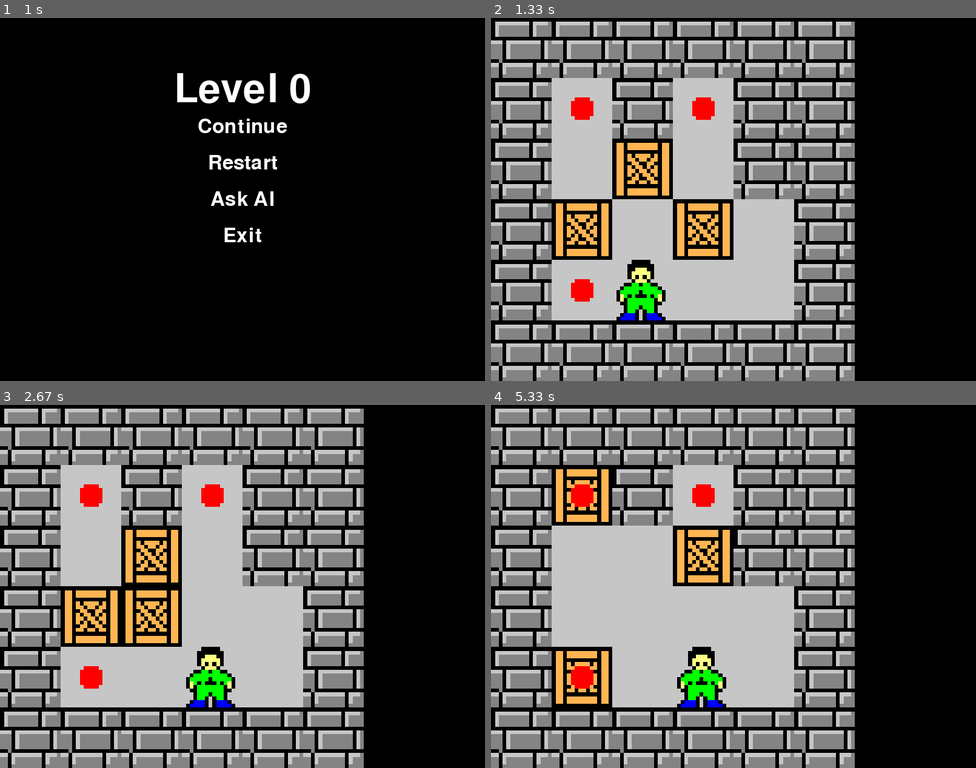
Above: before the commit, frames 1-4 (two rows, left to right).
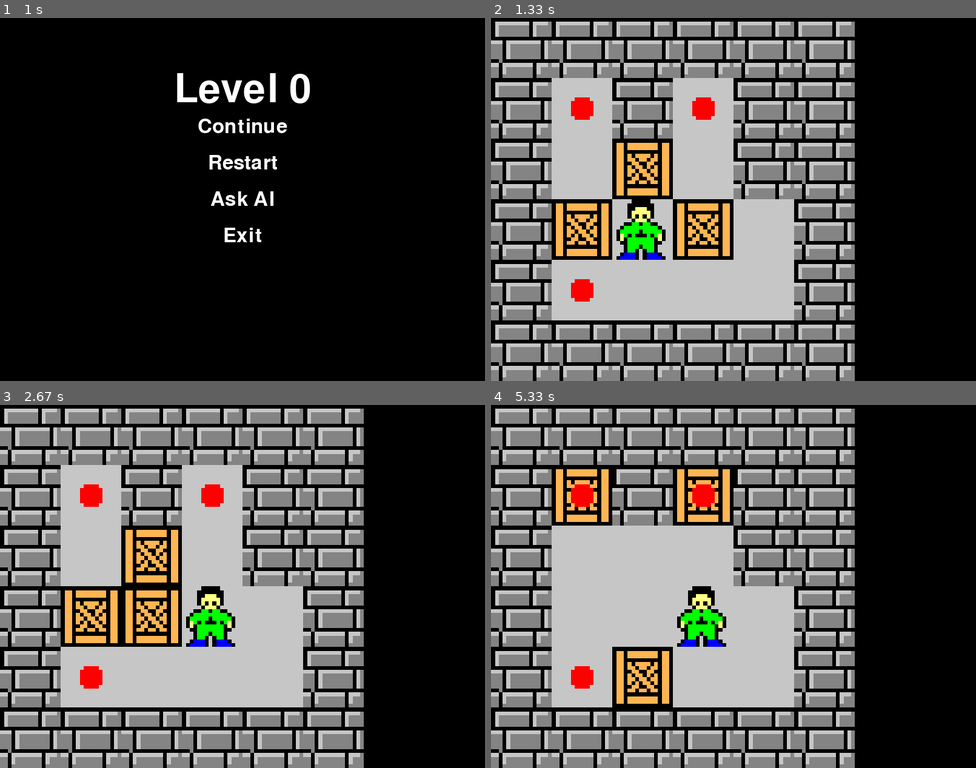
Above: after the commit, the same moments.

Repository: SunnyYYLin/pysokoban
Game: pygame game, started from main.py
The game is run twice, just before and just after one commit, with the same random seed, the same clock (stepped at 60 frames per second) and the same inputs.
Inputs:
- Up to frame 1 (1 s): click "Start Game" at 0.38 s; tap Esc at 0.67 s
- Up to frame 2 (1.33 s): click "Ask AI" at 1.05 s
- Up to frame 3 (2.67 s): no input
- Up to frame 4 (5.33 s): tap Enter at 5.3 s

Frame 1 is identical in both runs. In frame 2, 2.4% of the frame differs, in the area x 25-36%, y 49-84%; in frame 3, 2.4%; in frame 4, 10%, in the area x 12-50%, y 16-84%.

Commit message:
Add AI weight parameter and deadlock punishment

Diff:
--- a/game/game.py
+++ b/game/game.py
@@ -106,7 +106,7 @@
             start_time = os.times()
             solutions = []
             while len(solutions) == 0:
-                ai = AI(problem)
+                ai = AI(problem, weight=2)
                 solutions = ai.search()
             finish_time = os.times()
             elapsed_time = finish_time.elapsed - start_time.elapsed
--- a/game/map.py
+++ b/game/map.py
@@ -78,8 +78,7 @@
         is_all_boxes_in_place(self) -> bool: Checks if all boxes are in their designated places.
         set_to_goal(self) -> None: Sets all boxes to their designated places.
         p_move(self, dx: int, dy: int) -> "Map": Moves the player in a given direction.
-        is_deadlock(self, x: int, y: int) -> bool: Checks if the box at the specified position is in a deadlock.
-
+        count_deadlock(self) -> int: Counts the number of boxes in deadlock.
     """
     def __init__(self, level_file: str = ''):
         """
--- a/game/problem.py
+++ b/game/problem.py
@@ -1,5 +1,6 @@
 from enum import Enum, auto
 from typing import TypeAlias, List
+from functools import lru_cache
 from scipy.optimize import linear_sum_assignment
 from sealgo.problem import HeuristicSearchProblem, Action
 
@@ -10,7 +11,6 @@
     DOWN = auto()
     LEFT = auto()
     RIGHT = auto()
-    PAUSE = auto()
 
 _action_dirs:dict[int,tuple[int,int]] = {
     SokobanAction.UP: (-1, 0),
@@ -139,6 +139,7 @@
         """
         return self.level.__copy__().goal_state()
 
+    @lru_cache(maxsize=1_000_000_000)
     def heuristic(self, map: State) -> int:
         """
         Returns the heuristic value of a given state.
@@ -150,7 +151,7 @@
         - The heuristic value of the state.
 
         """
-        return 3*self._min_perfect_matching(map) + 10*map.count_deadlock() + map.player_to_boxes()
+        return 3*self._min_perfect_matching(map) + map.player_to_boxes() + self._deadlock_punishment(map)
 
     def _min_perfect_matching(self, map: Map) -> int:
         """
@@ -167,3 +168,15 @@
         cost_matrix = map.cost_matrix(boxes, goals)
         row_ind, col_ind = linear_sum_assignment(cost_matrix)
         return cost_matrix[row_ind, col_ind].sum()
+
+    def _deadlock_punishment(self, map: Map) -> int:
+        """
+        Calculates the punishment for deadlocks.
+
+        Args:
+            state (Map): The current state of the Sokoban problem.
+
+        Returns:
+            int: The heuristic value.
+        """
+        return 50 if map.count_deadlock() else 0
--- a/ui/display.py
+++ b/ui/display.py
@@ -58,7 +58,7 @@
         pygame.display.flip()
         return text_rect
 
-    def victory_menu(self, lvl_num: int) \
+    def _victory_menu(self, lvl_num: int) \
         -> Tuple[Dict[pygame.Surface, pygame.Rect], Dict[pygame.Surface, Event]]:
         victory_text = TITLE_FONT.render(f"Level {lvl_num} Complete!", True, (255, 255, 255))
         next_text = BUTTON_FONT.render("Next Level", True, (255, 255, 255))
@@ -75,7 +75,7 @@
         text_rect = self._show(text_pos)
         return text_rect, text_event
 
-    def start_menu(self) \
+    def _start_menu(self) \
         -> Tuple[Dict[pygame.Surface, pygame.Rect], Dict[pygame.Surface, Event]]:
         title_text = TITLE_FONT.render("Sokoban", True, (255, 255, 255))
         start_text = BUTTON_FONT.render("Start Game", True, (255, 255, 255))
@@ -95,7 +95,7 @@
         text_rect = self._show(text_pos)
         return text_rect, text_event
 
-    def main_menu(self, lvl_num: int) \
+    def _main_menu(self, lvl_num: int) \
         -> Tuple[Dict[pygame.Surface, pygame.Rect], Dict[pygame.Surface, Event]]:
         title_text = TITLE_FONT.render(f"Level {lvl_num}", True, (255, 255, 255))
         start_text = BUTTON_FONT.render("Continue", True, (255, 255, 255))
@@ -118,7 +118,7 @@
         text_rect = self._show(text_pos)
         return text_rect, text_event
 
-    def generating(self) -> Tuple[Dict[pygame.Surface, pygame.Rect], Dict[pygame.Surface, Event]]:
+    def _generating(self) -> Tuple[Dict[pygame.Surface, pygame.Rect], Dict[pygame.Surface, Event]]:
         generating_text = TITLE_FONT.render("Generating Level...", True, (255, 255, 255))
         text_pos = {
             generating_text: (0.5, 0.5),
@@ -126,7 +126,7 @@
         text_rect = self._show(text_pos)
         return text_rect, {}
 
-    def ai_solving(self) -> Tuple[Dict[pygame.Surface, pygame.Rect], Dict[pygame.Surface, Event]]:
+    def _ai_solving(self) -> Tuple[Dict[pygame.Surface, pygame.Rect], Dict[pygame.Surface, Event]]:
         solving_text = TITLE_FONT.render("AI Solving...", True, (255, 255, 255))
         text_pos = {
             solving_text: (0.5, 0.5)
@@ -140,14 +140,14 @@
             case State.GAMING:
                 return self.render(map)
             case State.MAIN_MENU:
-                return self.main_menu(lvl_num)
+                return self._main_menu(lvl_num)
             case State.START_MENU:
-                return self.start_menu()
+                return self._start_menu()
             case State.VICTORY_MENU:
-                return self.victory_menu(lvl_num)
+                return self._victory_menu(lvl_num)
             case State.GENERATING:
-                return self.generating()
+                return self._generating()
             case State.SOLVING:
-                return self.ai_solving()
+                return self._ai_solving()
             case _:
                 raise ValueError("Invalid state")
Not shown, changed: doc/Report.md
Not shown, added: doc/基于AStar的推箱子求解与基于蒙特卡洛的关卡生成.pdf
